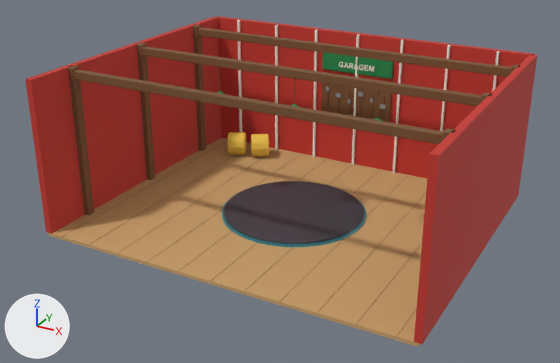
A saved change to the Blender file blender/models/garage.blend.
Before and after are seen from a camera (50 mm lens) standing at (19.5, -37.1, 20.4) and looking at (-0.3, -1.1, 2.4). Arrows for +X, +Y and +Z are at lower left; the lights stay in place. The older version comes first.

Objects in the first picture: 'Garage'.
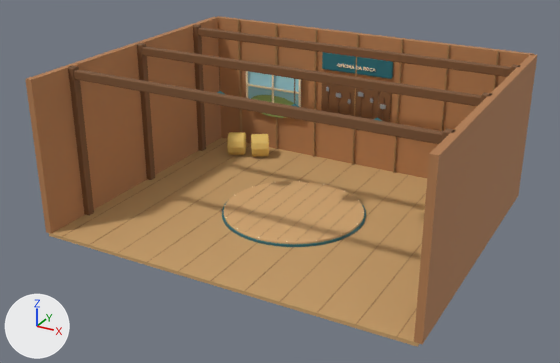
What changed in the scene script:
```text
Change mat_wall:
    mat_wall.base_color: (0.578, 0.0382, 0.0262) -> (0.462, 0.209, 0.0823)  # red #c8372d -> orange #b57e51
Change mat_turntable:
    mat_turntable.base_color: (0.0467, 0.0497, 0.0612) -> (0.694, 0.418, 0.181)  # dark grey #3d3f46 -> beige #d9ad76
Change mat_turnring:
    remove mat_turnring.emission_color = (0.0152, 0.15, 0.191)  # dark cyan #216c79
Add mat_lampshade:
    mat_lampshade = principled_material('LampShade')
    mat_lampshade.base_color = (0.0152, 0.15, 0.191)  # dark cyan #216c79
    mat_lampshade.roughness = 0.75
Add mat_windowhill:
    mat_windowhill = principled_material('WindowHill')
    mat_windowhill.base_color = (0.283, 0.413, 0.13)  # green #91ac65
    mat_windowhill.roughness = 0.75
Add mat_windowsky:
    mat_windowsky = principled_material('WindowSky')
    mat_windowsky.base_color = (0.347, 0.687, 0.784)  # cyan #9fd8e5
    mat_windowsky.roughness = 0.75
Change me_cube:
    used by ob_garage; location = (0.0, 0.0, 0.0)
    remove me_cube.from_pydata(...)  # 4235 vertices, 3385 faces; spans x -11.2..11.2, y -9.0..9.2, z -0.2..9.0
    add me_cube.from_pydata(...)  # 7929 vertices, 6479 faces; spans x -11.2..11.2, y -9.0..9.2, z -0.2..9.0
    me_cube part 1: the loose piece of 8 vertices spanning x -6.1..-5.9, y 8.6..8.9, z 0.0..9.0 is moved by (-3.0, 0.0, 0.0), in mat_plankline (brown #a87f4e)
    me_cube part 2: the loose piece of 8 vertices spanning x -9.1..-8.9, y 8.6..8.9, z 0.0..9.0 is moved by (3.0, 0.0, 0.0), in mat_plankline (brown #a87f4e)
    me_cube part 3: the loose piece of 8 vertices spanning x -0.1..0.1, y 8.6..8.9, z 0.0..9.0 is moved by (-3.0, 0.0, 0.0), in mat_plankline (brown #a87f4e)
    me_cube part 4: the loose piece of 8 vertices spanning x -3.1..-2.9, y 8.6..8.9, z 0.0..9.0 is moved by (3.0, 0.0, 0.0), in mat_plankline (brown #a87f4e)
    me_cube part 5: the loose piece of 8 vertices spanning x 5.9..6.1, y 8.6..8.9, z 0.0..9.0 is moved by (-3.0, 0.0, 0.0), in mat_plankline (brown #a87f4e)
    me_cube part 6: the loose piece of 8 vertices spanning x 2.9..3.1, y 8.6..8.9, z 0.0..9.0 is moved by (3.0, 0.0, 0.0), in mat_plankline (brown #a87f4e)
    me_cube part 7: a new loose piece, a box spanning x 8.965..9.035, y 8.6..8.9, z 0.0..9.0, in mat_plankline (brown #a87f4e)
    me_cube part 8: a new loose piece, a box spanning x -1.018..-0.983, y -3.976..3.976, z 0.25..0.258, in mat_plankline (brown #a87f4e)
    me_cube part 9: a new loose piece, a box spanning x -0.018..0.018, y -4.1..4.1, z 0.25..0.258, in mat_plankline (brown #a87f4e)
    me_cube part 10: a new loose piece, a box spanning x 0.983..1.018, y -3.976..3.976, z 0.25..0.258, in mat_plankline (brown #a87f4e)
    me_cube part 11: the loose piece of 8 vertices spanning x 8.9..9.1, y 8.6..8.9, z 0.0..9.0 is deleted
    me_cube part 12: 251 vertices moved within x -1.3..1.2, y 8.6, z 6.8..7.0; 1978 vertices removed from x -1.2..1.2, y 8.6, z 6.7..7.1; 5068 vertices added at x -1.3..1.4, y 8.6, z 6.7..7.0
    me_cube part 13: 282 vertices added at x -8.3..-3.9, y 8.3..8.6, z 2.5..6.2
    other edits to the shape of me_cube do not show in these pictures
    remove me_cube.materials.append(mat_green)  # green #1f8a4c
    add me_cube.materials.append(mat_windowsky)  # cyan #9fd8e5
    add me_cube.materials.append(mat_windowhill)  # green #91ac65
    add me_cube.materials.append(mat_lampshade)  # dark cyan #216c79
```

What differs and where, as boxes [x1, y1, x2, y2] in the pictures (560 x 363 px; the box of a moved part takes in the faces that stretch with it):
'Garage', recoloured, reshaped (red to brown): [25, 16, 537, 347] in both
part 1 of me_cube, moved or reshaped: before [275, 24, 279, 150]; after [237, 20, 242, 132]
part 2 of me_cube, moved or reshaped: before [237, 20, 242, 132]; after [275, 24, 278, 150]
part 3 of me_cube, moved or reshaped: before [351, 34, 360, 165]; after [313, 29, 317, 157]
part 4 of me_cube, moved or reshaped: before [312, 29, 318, 157]; after [352, 34, 359, 165]
part 5 of me_cube, moved or reshaped: before [440, 45, 450, 131]; after [393, 40, 403, 173]
part 6 of me_cube, moved or reshaped: before [392, 39, 404, 173]; after [440, 45, 450, 131]
part 7 of me_cube, added: after [493, 51, 499, 90]
part 8 of me_cube, added: after [245, 182, 309, 232]
part 9 of me_cube, added: after [261, 185, 323, 236]
part 10 of me_cube, added: after [278, 190, 335, 239]
part 11 of me_cube, deleted: before [492, 51, 500, 91]
part 12 of me_cube, reshaped: before [339, 62, 374, 72]; after [337, 63, 375, 72]
part 13 of me_cube, added: after [246, 71, 301, 118]
